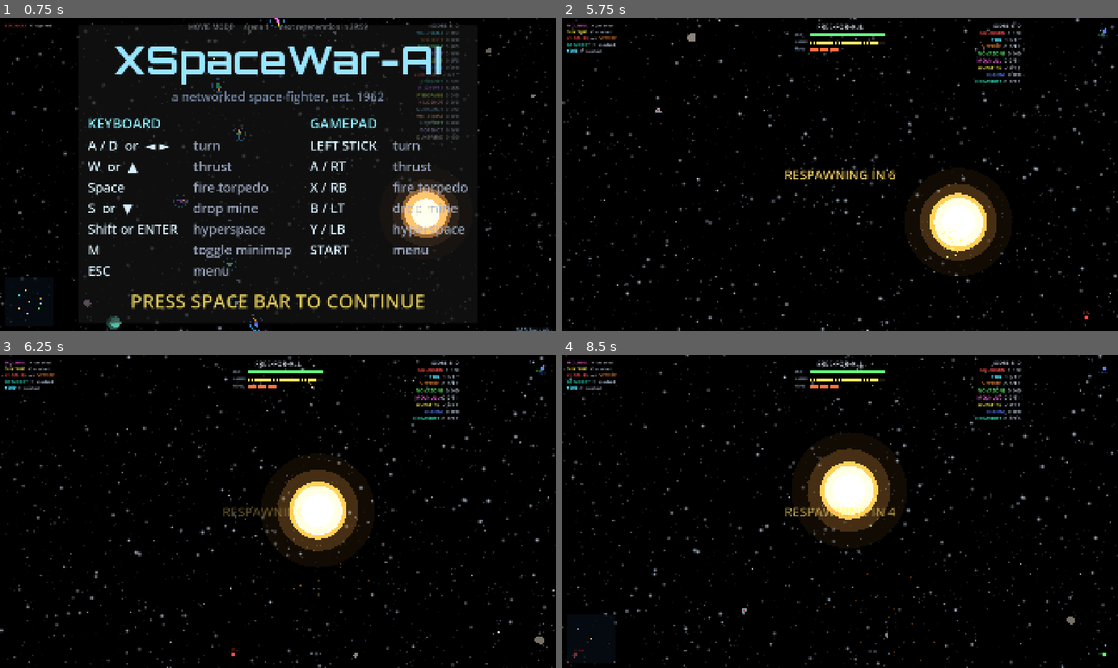
Above: before the commit, frames 1-4 (two rows, left to right).
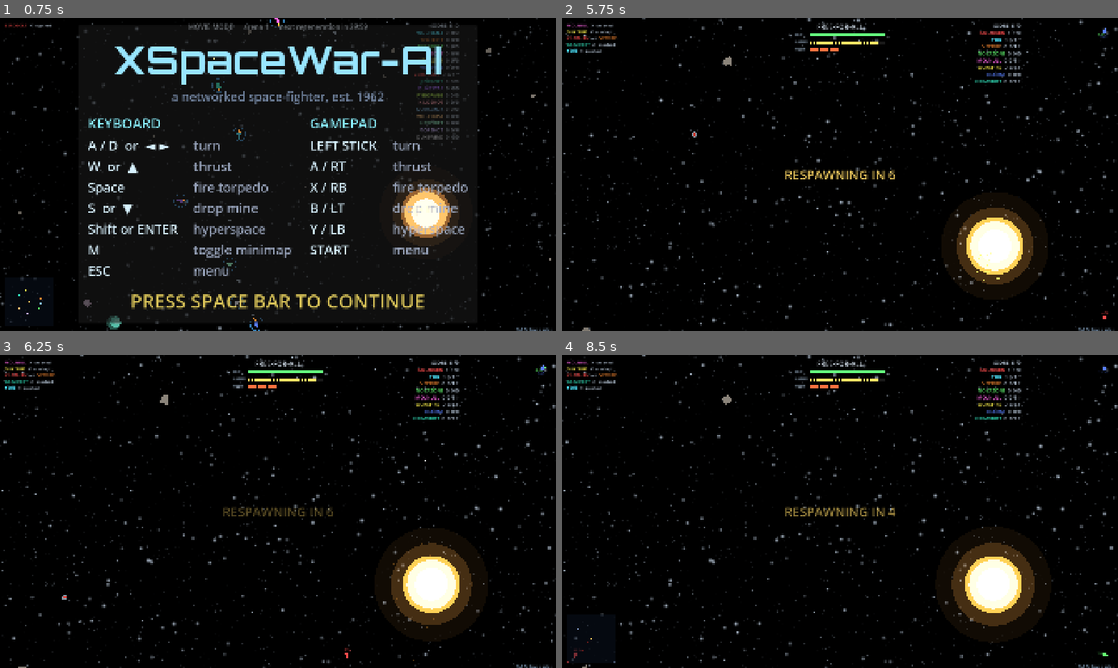
Above: after the commit, the same moments.

Repository: CryptoJones/XSpaceWar-AI
Game: Godot game, scene res://src/ui/main.tscn
Same seed, same stepped clock (60 frames per second), same inputs: the game is played once before the commit and once after it.
Inputs (mouse positions are in pixels of both pictures, inside the frame that each line leads up to):
- Up to frame 1 (0.75 s): tap Enter at 0.5 s; move the mouse to (400, 158) at 0.52 s; hold D from 0.53 s (still down); tap Shift at 0.6 s; click (400, 158) at 0.67 s
- Up to frame 2 (5.75 s): tap Space at 0.77, 2.27, 3.77, 4.52, 5.27 s; release D at 1.25 s; click "PLAY — Skirmish vs AI" at 1.25 s; move the mouse to (728, 190) at 2.02 s; hold S 2.03-2.78 s; tap M at 2.1 s; move the mouse to (895, 105) at 2.77 s; hold D 2.78-3.53 s; hold Enter 2.78-3.53 s; move the mouse to (812, 237) at 3.52 s; hold W 3.53-4.28 s; tap Tab at 3.6 s; click (812, 237) at 3.67 s; move the mouse to (1006, 221) at 4.27 s; hold A from 4.28 s (still down); tap N at 4.35 s; move the mouse to (673, 127) at 5.02 s; tap P at 5.1 s
- Up to frame 3 (6.25 s): move the mouse to (305, 511) at 5.77 s; release A at 5.78 s; hold S from 5.78 s (still down); tap F at 5.85 s; click (305, 511) at 5.92 s
- Up to frame 4 (8.5 s): move the mouse to (756, 433) at 6.52 s; release S at 6.53 s; hold D 6.53-7.28 s; tap Shift at 6.6 s; tap Space at 6.77, 7.52, 8.27 s; move the mouse to (962, 495) at 7.27 s; hold W 7.28-8.03 s; tap M at 7.35 s; move the mouse to (728, 527) at 8.02 s; hold D from 8.03 s (still down); tap Enter at 8.1 s; click (728, 527) at 8.17 s

Frame 1 is identical in both runs. In frame 2, 8.4% of the frame differs, in the area x 0-100%, y 0-100%; in frame 3, 10%; in frame 4, 10%.

Commit message:
v1.7.20: death always hands the camera to a living pilot; TAB works while dead
Environment deaths have no killer to killcam and left the camera on
the wreck; any dead state now routes to the action director, TAB/N
cycle pilots during any death (killcam yields to an explicit choice),
and respawning resets the watcher state back to your cockpit.

Co-Authored-By: Claude Fable 5 <noreply@anthropic.com>

Diff:
--- a/project.godot
+++ b/project.godot
@@ -6,7 +6,7 @@
 [application]
 
 config/name="XSpaceWar-AI"
-config/version="1.7.19"
+config/version="1.7.20"
 config/description="A modern, AI-driven networked space-fighter — a 2026 reimagining of the classic networked Spacewar! / xspacewar. Apache 2.0."
 run/main_scene="res://src/ui/main.tscn"
 config/features=PackedStringArray("4.6", "Forward Plus")
--- a/src/render/world_view.gd
+++ b/src/render/world_view.gd
@@ -343,8 +343,9 @@
 		human = null  # eliminated: the spectator director takes over
 	var killcam_active := false
 
-	if human != null and not human.alive and _killcam_id >= 0:
-		# Killcam: ride with whoever got you until you respawn.
+	if human != null and not human.alive and _killcam_id >= 0 \
+			and session.watch_ship_id < 0:
+		# Killcam: ride with whoever got you until you respawn (TAB overrides).
 		var killer := session.world.ship_by_id(_killcam_id)
 		if killer != null and killer.alive:
 			target_pos = killer.pos + killer.render_pos_offset
@@ -353,9 +354,12 @@
 			killcam_active = true
 	if killcam_active:
 		pass
+	elif human != null and not human.alive:
+		human = null  # dead: the action director (or your TAB choice) takes over
 	elif human != null:
 		if human.alive:
 			_killcam_id = -1
+			session.watch_ship_id = -1
 		# When the followed ship wraps the toroidal edge (or hyperspaces), jump
 		# the camera by the same leap instead of lerping across the whole map.
 		if _follow_id == human.id:
--- a/src/ui/hud.gd
+++ b/src/ui/hud.gd
@@ -207,7 +207,8 @@
 	if human != null and session.is_eliminated(human) and not session.match_over:
 		_spec_hint.visible = true
 		_spec_hint.text = "ELIMINATED  ·  TAB follows the next pilot"
-	elif session.movie_mode and session.world != null:
+	elif (session.movie_mode or (human != null and not human.alive)) \
+			and session.world != null and not session.match_over:
 		_spec_hint.visible = true
 		_spec_hint.text = "TAB follows a pilot"
 	else:
--- a/src/ui/main.gd
+++ b/src/ui/main.gd
@@ -871,7 +871,7 @@
 				or (net_client != null and net_client.spectate)
 				or view.session.movie_mode
 				or (view.session.human_ship() != null
-					and view.session.is_eliminated(view.session.human_ship()))):
+					and not view.session.human_ship().alive)):
 		# TAB (or N) cycles the follow-cam anywhere you're a watcher:
 		# movie mode, spectating, replays, or eliminated.
 		_cycle_watch_target()
Not shown, changed: CHANGELOG.md
